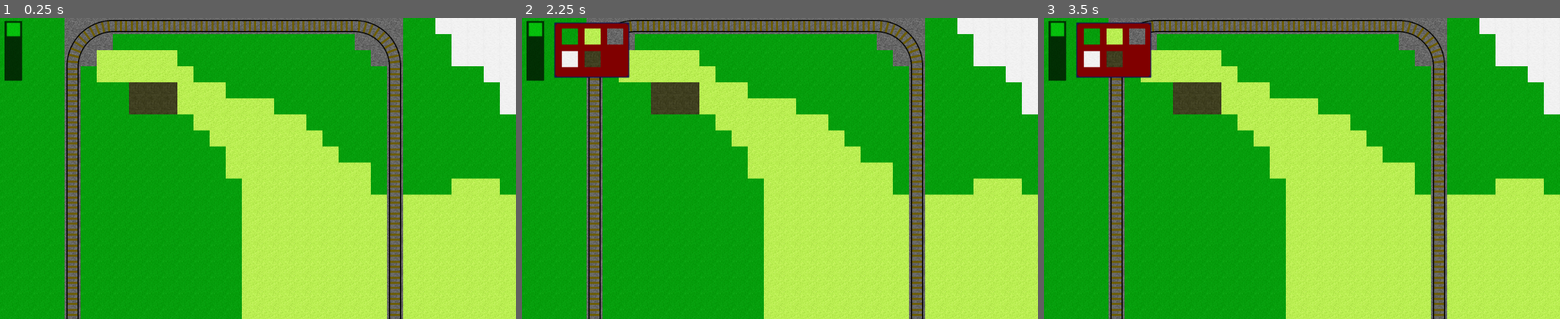
Above: before the commit, frames 1-3 (left to right).
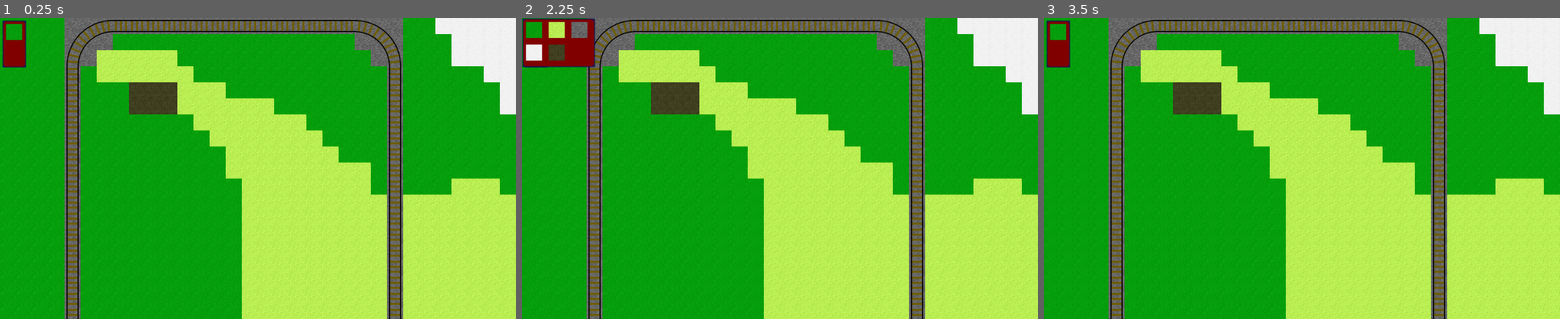
Above: after the commit, the same moments.

Repository: 2zqa/traingame
Game: Godot game, scene res://Scenes/World.tscn
Two runs of this game, one before a commit and one after it. Both use one fixed random seed, a clock stepped at 60 frames per second and the inputs below.
Inputs (mouse positions are in pixels of both pictures, inside the frame that each line leads up to):
- Up to frame 1 (0.25 s): no input
- Up to frame 2 (2.25 s): click (537, 30) at 0.52 s; click (537, 30) at 1.27 s; click (537, 30) at 2.02 s
- Up to frame 3 (3.5 s): tap Enter at 2.75 s; move the mouse to (1415, 153) at 2.77 s; click (1415, 153) at 2.92 s

The runs differ from the first frame. In frame 1, 0.9% of the frame differs, in the area x 0-6%, y 0-21%; in frame 2, 3.6%, in the area x 0-21%, y 0-21%; in frame 3, 3.3%.

Commit message:
Make selector working

Diff:
--- /dev/null
+++ b/Scenes/GroundTileSelectorButton.gd
@@ -0,0 +1,28 @@
+extends Control
+
+const GroundTile = preload("res://Scripts/GroundTile.gd")
+
+# Called when the node enters the scene tree for the first time.
+func _ready() -> void:
+    pass
+
+# Handles selection of tiles
+func _input(event: InputEvent) -> void:
+    if not (event is InputEventMouseButton) or not event.is_pressed():
+        return  # Ignore anything that is not a click
+
+    var tilemap_grounds: TileMap = $TileMap
+    var mouse_tile_pos = tilemap_grounds.world_to_map(tilemap_grounds.make_input_local(event).position)
+    if mouse_tile_pos != Vector2(0, 0):
+        return  # Clicked outside the button
+
+    # Open popup
+    var popup = $GroundTileSelectorPopup
+    popup.popup()
+
+    self.get_tree().set_input_as_handled()
+
+
+
+func _on_GroundSelector_tile_selected(tile: GroundTile) -> void:
+    $TileMap.set_cell(0, 0, tile.texture_id)
--- /dev/null
+++ b/Scenes/GroundTileSelectorButton.tscn
@@ -0,0 +1,20 @@
+[gd_scene load_steps=4 format=2]
+
+[ext_resource path="res://Scenes/GroundTileSelectorButton.gd" type="Script" id=1]
+[ext_resource path="res://TileSets/Ground.tres" type="TileSet" id=2]
+[ext_resource path="res://Scenes/GroundTileSelectorPopup.tscn" type="PackedScene" id=3]
+
+[node name="GroundTileSelectorButton" type="Control"]
+script = ExtResource( 1 )
+__meta__ = {
+"_edit_group_": true
+}
+
+[node name="TileMap" type="TileMap" parent="."]
+tile_set = ExtResource( 2 )
+format = 1
+tile_data = PoolIntArray( 0, 0, 0 )
+
+[node name="GroundTileSelectorPopup" parent="." instance=ExtResource( 3 )]
+
+[connection signal="tile_selected" from="GroundTileSelectorPopup" to="." method="_on_GroundSelector_tile_selected"]
--- a/Scenes/GroundTileSelectorPopup.gd
+++ b/Scenes/GroundTileSelectorPopup.gd
@@ -1,18 +1,24 @@
 extends Control
 
 signal tile_selected
+signal cancelled
 
 const GroundTile = preload("res://Scripts/GroundTile.gd")
 
 # Handles selection of tiles
 func _input(event: InputEvent) -> void:
+    if not self.visible:
+        return
+
     if event is InputEventMouseButton and event.is_pressed():
         var tilemap_grounds: TileMap = $GroundTileMap
         var mouse_tile_pos = tilemap_grounds.world_to_map(tilemap_grounds.make_input_local(event).position)
         var texture_id = tilemap_grounds.get_cellv(mouse_tile_pos)
-        if texture_id != -1:
+        if texture_id == -1:
+            emit_signal("cancelled")
+            self.hide()
+        else:
             var tile = Global.Registry.get_ground_tile_from_texture_id(texture_id)
             emit_signal("tile_selected", tile)
-
-        self.queue_free()
+            self.hide()
         self.get_tree().set_input_as_handled()
--- a/Scenes/GroundTileSelectorPopup.tscn
+++ b/Scenes/GroundTileSelectorPopup.tscn
@@ -1,36 +1,24 @@
 [gd_scene load_steps=4 format=2]
 
 [ext_resource path="res://Scenes/GroundTileSelectorPopup.gd" type="Script" id=1]
-[ext_resource path="res://Images/menu_background.png" type="Texture" id=2]
+[ext_resource path="res://Scenes/PopupBackground.tscn" type="PackedScene" id=2]
 [ext_resource path="res://TileSets/Ground.tres" type="TileSet" id=3]
 
-
-
-
-
-
-
-[node name="GroundSelector" type="Control"]
+[node name="GroundSelector" type="Popup"]
 anchor_right = 1.0
 anchor_bottom = 1.0
+margin_left = 8.0
+margin_top = 8.0
+margin_right = 8.0
+margin_bottom = 8.0
 script = ExtResource( 1 )
 
-[node name="NinePatchRect" type="NinePatchRect" parent="."]
-margin_left = 109.0
-margin_top = 3.0
-margin_right = 410.0
-margin_bottom = 227.0
-texture = ExtResource( 2 )
-region_rect = Rect2( 0, 0, 74, 74 )
-patch_margin_left = 16
-patch_margin_top = 16
-patch_margin_right = 16
-patch_margin_bottom = 16
-axis_stretch_horizontal = 1
-axis_stretch_vertical = 1
+[node name="PopupBackground" parent="." instance=ExtResource( 2 )]
+margin_right = 291.0
+margin_bottom = 197.0
 
 [node name="GroundTileMap" type="TileMap" parent="."]
-position = Vector2( 140, 30 )
+position = Vector2( 16, 16 )
 tile_set = ExtResource( 3 )
 cell_size = Vector2( 90, 90 )
 collision_layer = 0
--- /dev/null
+++ b/Scenes/PopupBackground.tscn
@@ -0,0 +1,15 @@
+[gd_scene load_steps=2 format=2]
+
+[ext_resource path="res://Images/menu_background.png" type="Texture" id=1]
+
+[node name="PopupBackground" type="NinePatchRect"]
+margin_right = 440.0
+margin_bottom = 260.0
+texture = ExtResource( 1 )
+region_rect = Rect2( 0, 0, 74, 74 )
+patch_margin_left = 16
+patch_margin_top = 16
+patch_margin_right = 16
+patch_margin_bottom = 16
+axis_stretch_horizontal = 1
+axis_stretch_vertical = 1
--- a/Scenes/SideMenu.gd
+++ b/Scenes/SideMenu.gd
@@ -1,4 +1,4 @@
-extends ColorRect
+extends Control
 
 const GroundTileSelectorPopup = preload("res://Scenes/GroundTileSelectorPopup.tscn")
 
--- a/Scenes/SideMenu.tscn
+++ b/Scenes/SideMenu.tscn
@@ -1,33 +1,27 @@
 [gd_scene load_steps=4 format=2]
 
 [ext_resource path="res://Scenes/SideMenu.gd" type="Script" id=1]
-[ext_resource path="res://Images/menu_terrain.png" type="Texture" id=2]
-[ext_resource path="res://Images/menu_terrain_hover.png" type="Texture" id=3]
+[ext_resource path="res://Scenes/PopupBackground.tscn" type="PackedScene" id=2]
+[ext_resource path="res://Scenes/GroundTileSelectorButton.tscn" type="PackedScene" id=3]
 
-
-
-
-
-
-
-[node name="SideMenu" type="ColorRect"]
-margin_left = 17.0
-margin_top = 12.0
-margin_right = 87.0
-margin_bottom = 249.0
-color = Color( 0, 0, 0, 0.705882 )
+[node name="SideMenu" type="Control"]
+margin_left = 8.0
+margin_top = 8.0
+margin_right = 8.0
+margin_bottom = 8.0
 script = ExtResource( 1 )
 
-[node name="GridContainer" type="GridContainer" parent="."]
-margin_left = 4.0
-margin_top = 2.0
-margin_right = 40.0
-margin_bottom = 40.0
+[node name="NinePatchRect" parent="." instance=ExtResource( 2 )]
+anchor_right = 1.0
+anchor_bottom = 1.0
+margin_right = 96.0
+margin_bottom = 189.0
+region_rect = Rect2( 0, 0, 72, 72 )
 
-[node name="SelectGroundButton" type="TextureButton" parent="GridContainer"]
-margin_right = 64.0
-margin_bottom = 64.0
-texture_normal = ExtResource( 2 )
-texture_hover = ExtResource( 3 )
+[node name="GridContainer" type="GridContainer" parent="NinePatchRect"]
+margin_left = 16.0
+margin_top = 16.0
+margin_right = 80.0
+margin_bottom = 80.0
 
-[connection signal="pressed" from="GridContainer/SelectGroundButton" to="." method="_on_SelectGroundButton_pressed"]
+[node name="GroundTileSelectorButton" parent="NinePatchRect/GridContainer" instance=ExtResource( 3 )]
